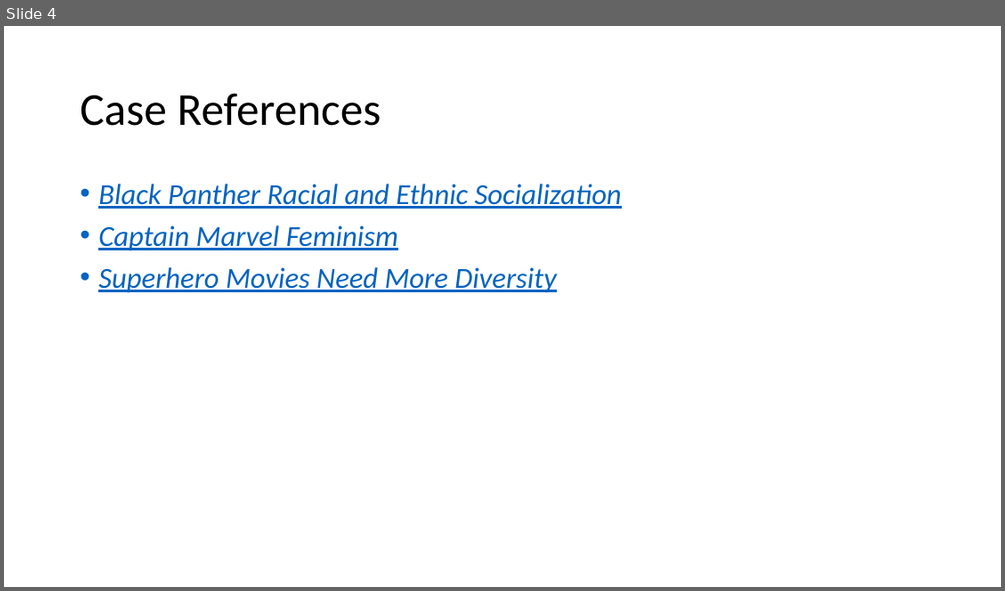
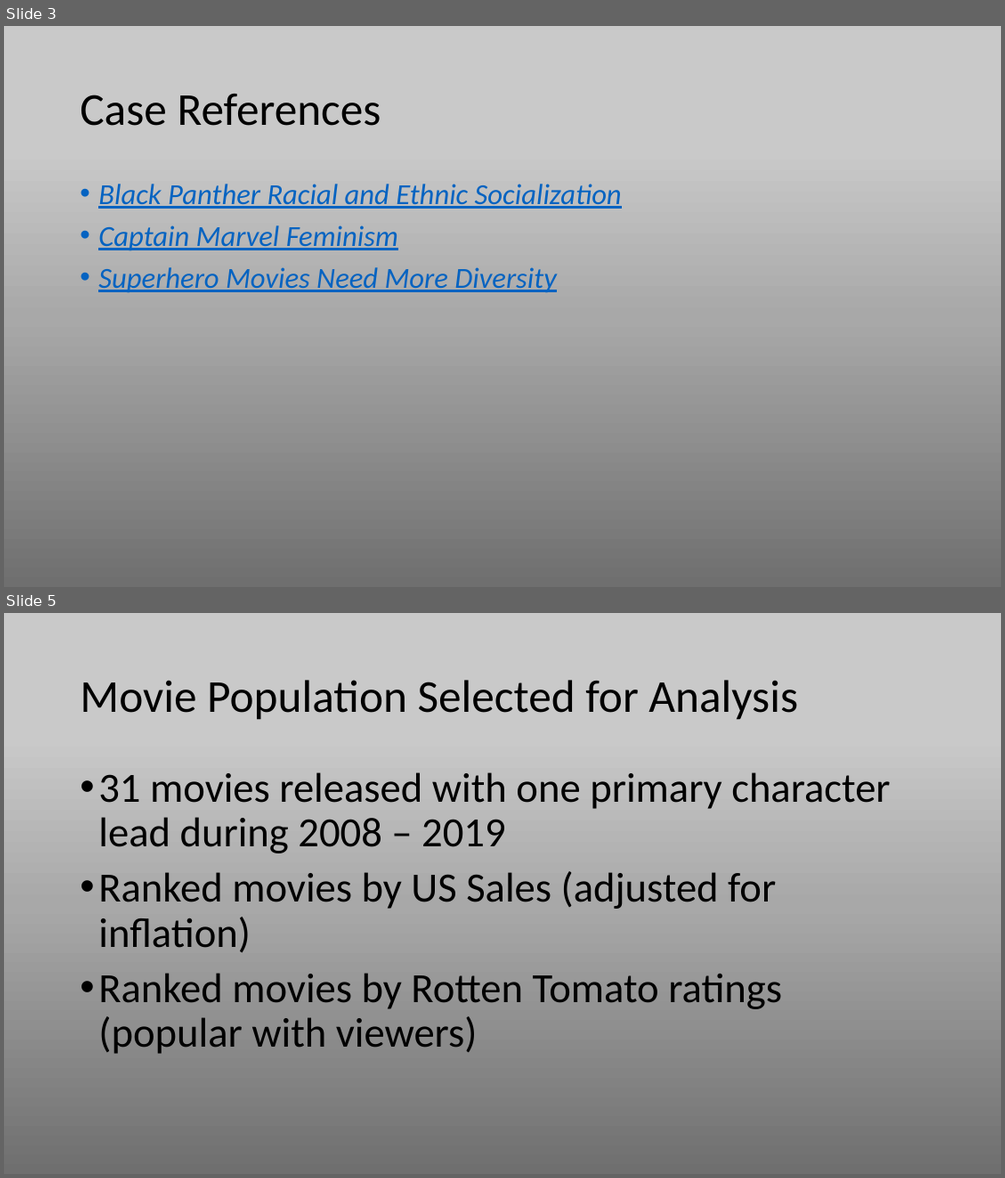
Before and after one commit to RyanSchraeder/Team-Aurora-Marvels, a slide deck: Project_1_Superheros.pptx. Shown one above the other, each under a label of ours: slide 4 before the commit, slides 3 and 5 after it; the slides between them are not shown. The pictures are 1005x591 and 1005x1178 pixels, drawn with LibreOffice and Linux fonts; fonts in the diff are those of the drawing. Boxes give left, top, right and bottom in pixels: in the first picture for what was removed or moved away, otherwise in the second. Text is boxed around its words. In the diff, an @@ line names an element or a change of style, - is before the commit and + after.

```diff
--- a/Project_1_Superheros.pptx
+++ b/Project_1_Superheros.pptx
@@ slide 5 added at (4,613,1001,1174), background gradient #6F6F6F to #A8A8A8 to #C9C9C9 @@
@@ title added at (80,680,798,720), 44 pt, text #000000 @@
+Movie Population Selected for Analysis
@@ text added at (98,772,890,1054), 40 pt, text #000000 @@
+• 31 movies released with one primary character lead during 2008 – 2019
+• Ranked movies by US Sales (adjusted for inflation)
+• Ranked movies by Rotten Tomato ratings (popular with viewers)
@@ what was slide 4 is now slide 3 @@
@@ slide 3 changed as well @@
@@ background #FFFFFF to gradient #6F6F6F to #A8A8A8 to #C9C9C9 @@
```
Also in this commit, not shown: 3 other slides changed, 19 other slides added, 23 slides removed.
